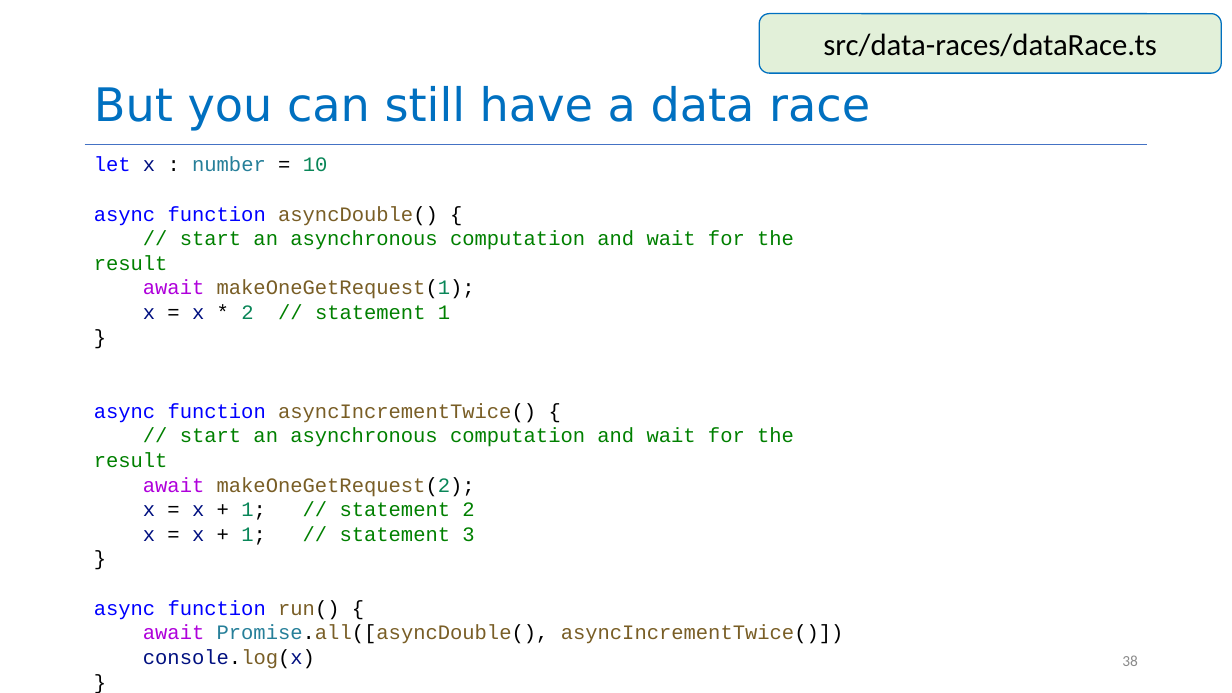
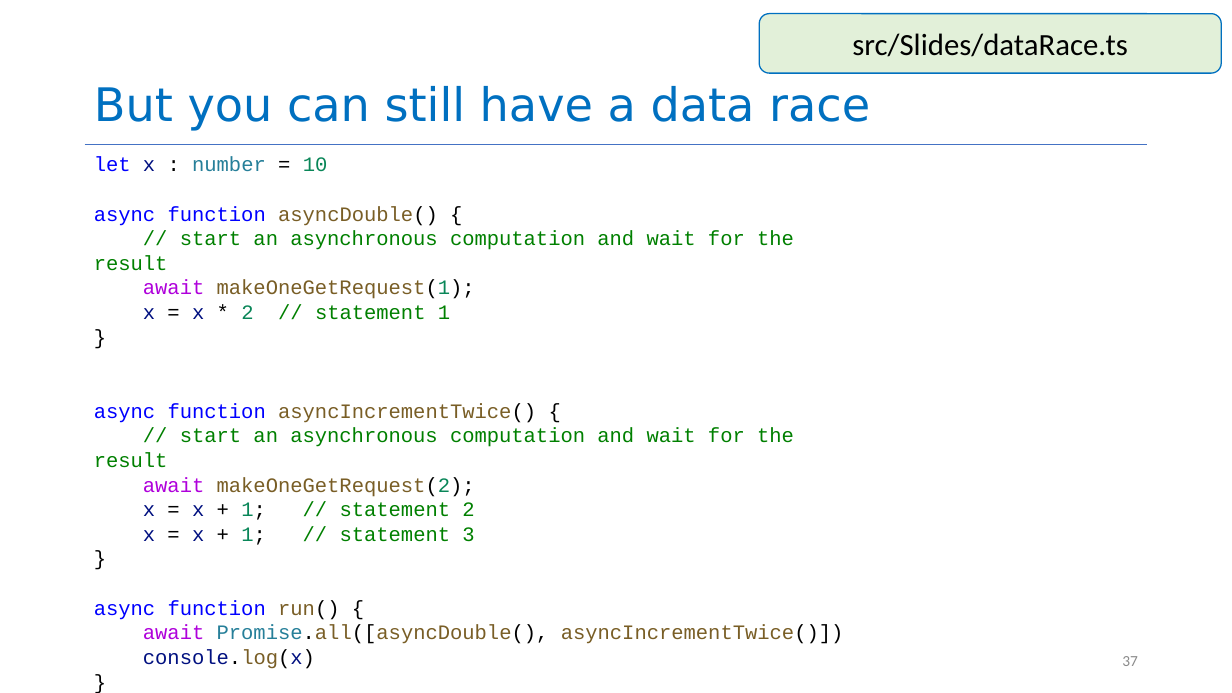
Before and after one commit to yashburshe/CS4530-Fall-2025, a slide deck: slide 37 of Slides/Module 06 Concurrency Patterns in Typescript.pptx (slide 38 before the commit). Drawn at 1232x693 pixels with LibreOffice and Linux fonts; fonts in the diff are those of the drawing. Boxes give left, top, right and bottom in pixels: in the first picture for what was removed or moved away, otherwise in the second. Text is boxed around its words. In the diff, an @@ line names an element or a change of style, - is before the commit and + after.

```diff
--- a/Slides/Module 06 Concurrency Patterns in Typescript.pptx
+++ b/Slides/Module 06 Concurrency Patterns in Typescript.pptx
@@ text in rounded rectangle at [852, 33, 1127, 57]: text changed @@
-src/data-races/dataRace.ts
+src/Slides/dataRace.ts
@@ page number at [1122, 656, 1138, 666]: text changed @@
-38
+37
```
Also in this commit, not shown: 11 other slides changed, 1 slide removed, 6 other files.
